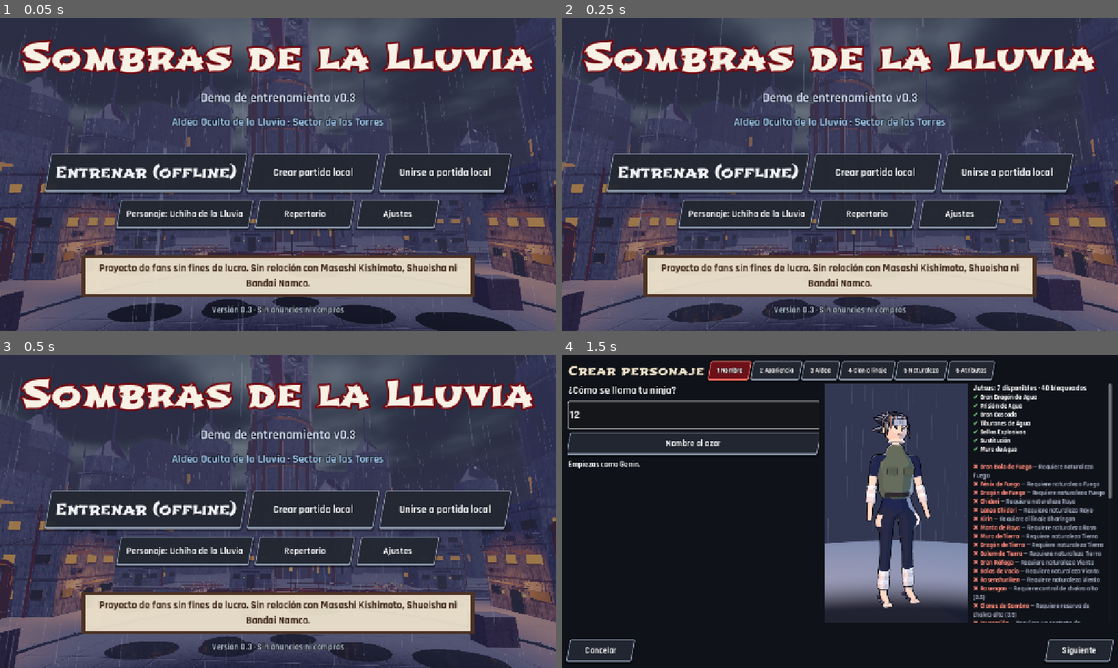
Above: before the commit, frames 1-4 (two rows, left to right).
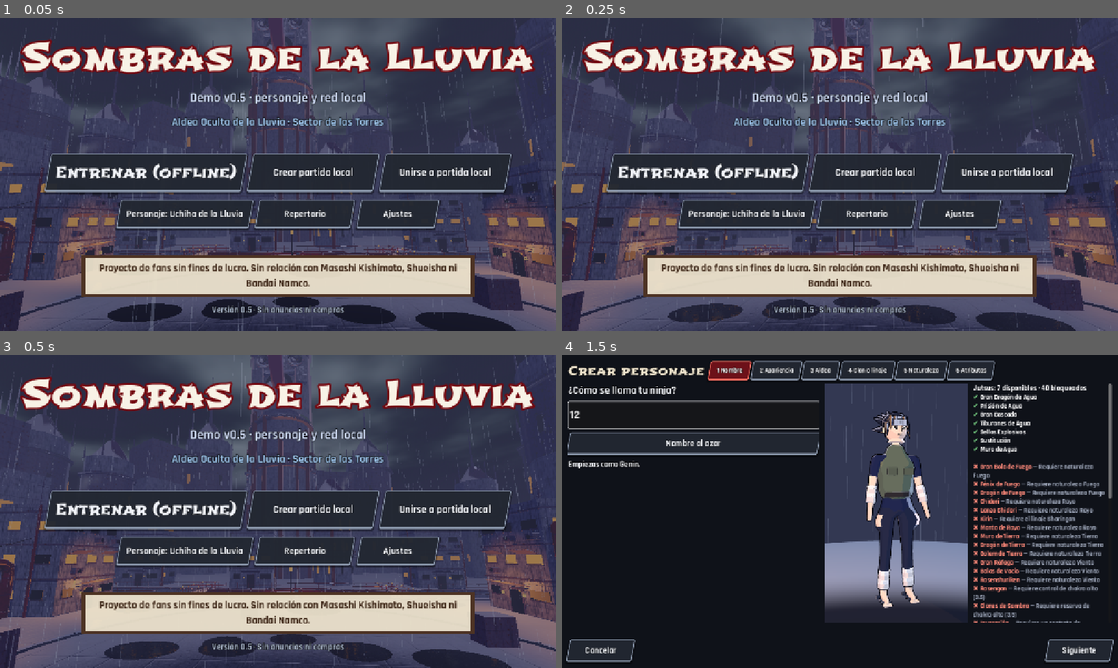
Above: after the commit, the same moments.

Repository: davidmaravilla182-design/ROL-NARUTO
Game: Godot game, scene res://escenas/menu.tscn
Same seed, same stepped clock (60 frames per second), same inputs: the game is played once before the commit and once after it.
Inputs (mouse positions are in pixels of both pictures, inside the frame that each line leads up to):
- Up to frame 1 (0.05 s): no input
- Up to frame 2 (0.25 s): no input
- Up to frame 3 (0.5 s): no input
- Up to frame 4 (1.5 s): move the mouse to (962, 495) at 0.52 s; hold D 0.53-1.25 s; tap J at 0.6 s; click (962, 495) at 0.67 s; tap Space at 0.77 s; click (695, 414) at 1.27 s; type "12" at 1.35 s

The runs differ from the first frame. In frame 1, 0.6% of the frame differs, in the area x 34-66%, y 23-94%; in frame 2, 0.6%; in frame 3, 0.6%; in frame 4, nothing differs.

Commit message:
Versión 0.5: documentación de personaje y red local (PROGRESO, DECISIONES, ARQUITECTURA, README con prueba en 2 celulares)
Co-Authored-By: Claude Opus 5.5 <noreply@anthropic.com>
Claude-Session: https://claude.ai/code/session_01Lm2HMRDoMZuoaTQwx1e5op

Diff:
--- a/data/mundo.json
+++ b/data/mundo.json
@@ -2,8 +2,8 @@
   "_nota": "Nombres del mundo. Cambiar aquí renombra todo el juego sin tocar código.",
   "juego": {
     "titulo": "Sombras de la Lluvia",
-    "subtitulo": "Demo de entrenamiento v0.3",
-    "version": "0.3"
+    "subtitulo": "Demo v0.5 · personaje y red local",
+    "version": "0.5"
   },
   "aldeas": {
     "lluvia": {
--- a/project.godot
+++ b/project.godot
@@ -5,7 +5,7 @@
 
 config/name="Sombras de la Lluvia (demo de fans)"
 config/description="Demo de fans sin fines de lucro."
-config/version="0.4"
+config/version="0.5"
 run/main_scene="res://escenas/menu.tscn"
 config/features=PackedStringArray("4.7", "Mobile")
 config/icon="res://icon.svg"
--- /dev/null
+++ b/tools/captura_red.gd
@@ -0,0 +1,60 @@
+extends SceneTree
+## Captura de una partida local vista desde el invitado: el anfitrión corre en un SubViewport aparte
+## (no se ve) y el invitado se conecta por localhost. Uso:
+## xvfb-run godot --path . --resolution 1280x720 -s res://tools/captura_red.gd -- <carpeta>
+var f := 0
+var host: Node
+var cli: Node
+var dir := "user://"
+
+
+func _initialize() -> void:
+	var a := OS.get_cmdline_user_args()
+	if a.size() > 0:
+		dir = a[0]
+
+
+func _foto(n: String) -> void:
+	root.get_texture().get_image().save_png(dir.path_join(n + ".png"))
+
+
+func _process(_d: float) -> bool:
+	f += 1
+	match f:
+		2:
+			Ajustes.cargar()
+			Ajustes.mostrar_fps = true
+			Ajustes.simular_red = OS.get_environment("SIMULAR") != ""
+			var vp := SubViewport.new()
+			vp.own_world_3d = true
+			vp.size = Vector2i(64, 64)
+			root.add_child(vp)
+			Sesion.modo = "anfitrion"
+			host = load("res://escenas/juego.tscn").instantiate()
+			host.name = "JuegoAnfitrion"
+			vp.add_child(host)
+		30:
+			Sesion.modo = "cliente"
+			Sesion.direccion = "127.0.0.1"
+			cli = load("res://escenas/juego.tscn").instantiate()
+			cli.name = "JuegoInvitado"
+			root.add_child(cli)
+		60:
+			cli._mov_prueba = Vector2(0.3, -1.0)
+		80:
+			cli._mov_prueba = Vector2.ZERO
+			# El jugador del anfitrión se acerca para verse con su nombre encima.
+			var j = host.servidor.entidad_de_peer(1)
+			var yo = host.servidor.entidad(cli.mi_id)
+			j.pos = yo.pos + Vector3(1.8, 0, -3.0)
+			j.yaw = PI
+			cli.camara.yaw = 0.35
+		110:
+			_foto("red_invitado")
+		112:
+			cli._on_accion("bola_fuego")
+		150:
+			_foto("red_invitado_jutsu")
+		152:
+			quit(0)
+	return false
Not shown, changed: export_presets.cfg
Not shown, added: tools/captura_red.gd.uid
Not shown, changed: ARQUITECTURA.md
Not shown, changed: DECISIONES.md
Not shown, changed: PROGRESO.md
